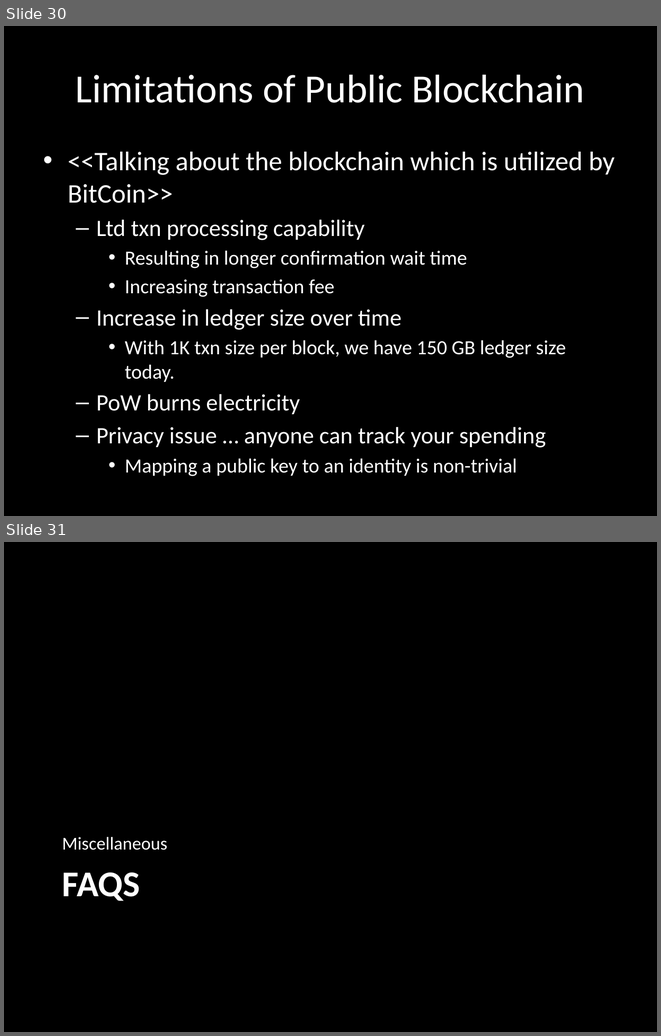
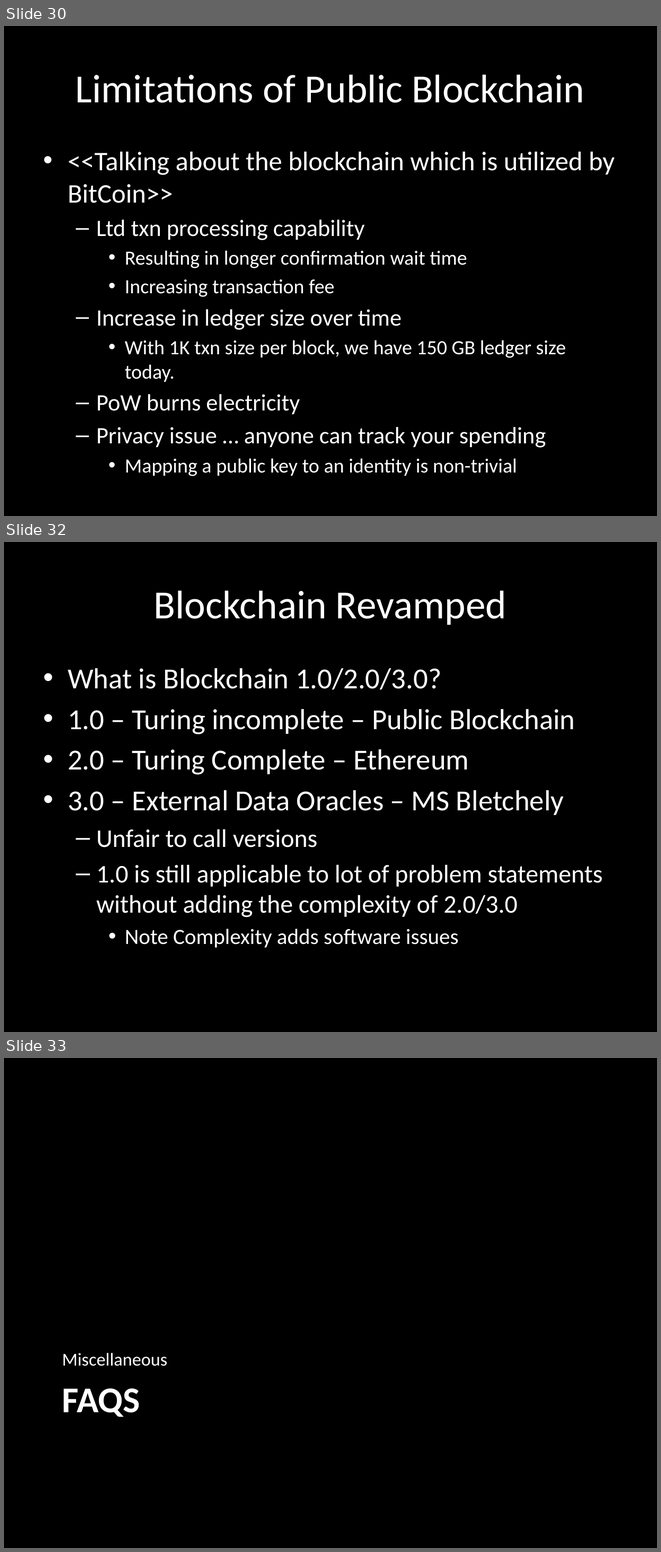
Before and after one commit to nyrahul/blockchain_blogs, a slide deck: Blockchain-rjed_v2.pptx. Shown one above the other, each under a label of ours: slides 30 and 31 before the commit, slides 30, 32 and 33 after it; the slides between them are not shown. The pictures are 661x1036 and 661x1552 pixels, drawn with LibreOffice and Linux fonts; fonts in the diff are those of the drawing. Boxes give left, top, right and bottom in pixels: in the first picture for what was removed or moved away, otherwise in the second. Text is boxed around its words. In the diff, an @@ line names an element or a change of style, - is before the commit and + after.

```diff
--- a/Blockchain-rjed_v2.pptx
+++ b/Blockchain-rjed_v2.pptx
@@ slide 32 added at [4,542,657,1032], background #000000 @@
@@ title added at [154,590,506,625], 44 pt, text #FFFFFF @@
+Blockchain Revamped
@@ text added at [68,668,603,947], 32 pt, text #FFFFFF @@
+• What is Blockchain 1.0/2.0/3.0?
+• 1.0 – Turing incomplete – Public Blockchain
+• 2.0 – Turing Complete – Ethereum
+• 3.0 – External Data Oracles – MS Bletchely
+  – Unfair to call versions
+  – 1.0 is still applicable to lot of problem statements without adding the complexity of 2.0/3.0
+    • Note Complexity adds software issues
@@ what was slide 31 is now slide 33 @@
```
Also in this commit, not shown: 3 slides changed, 1 other slide added, 2 other files.
